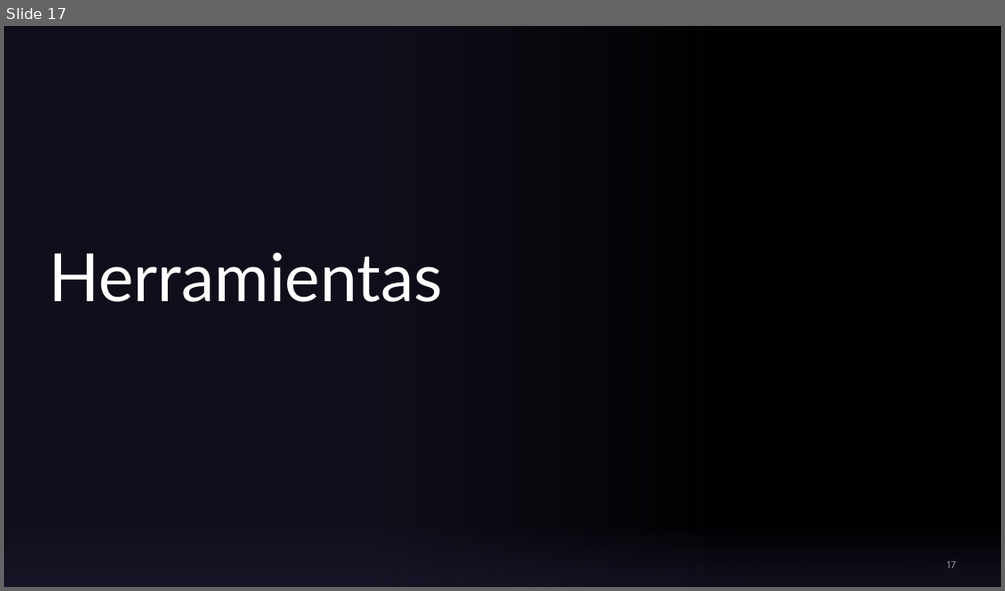
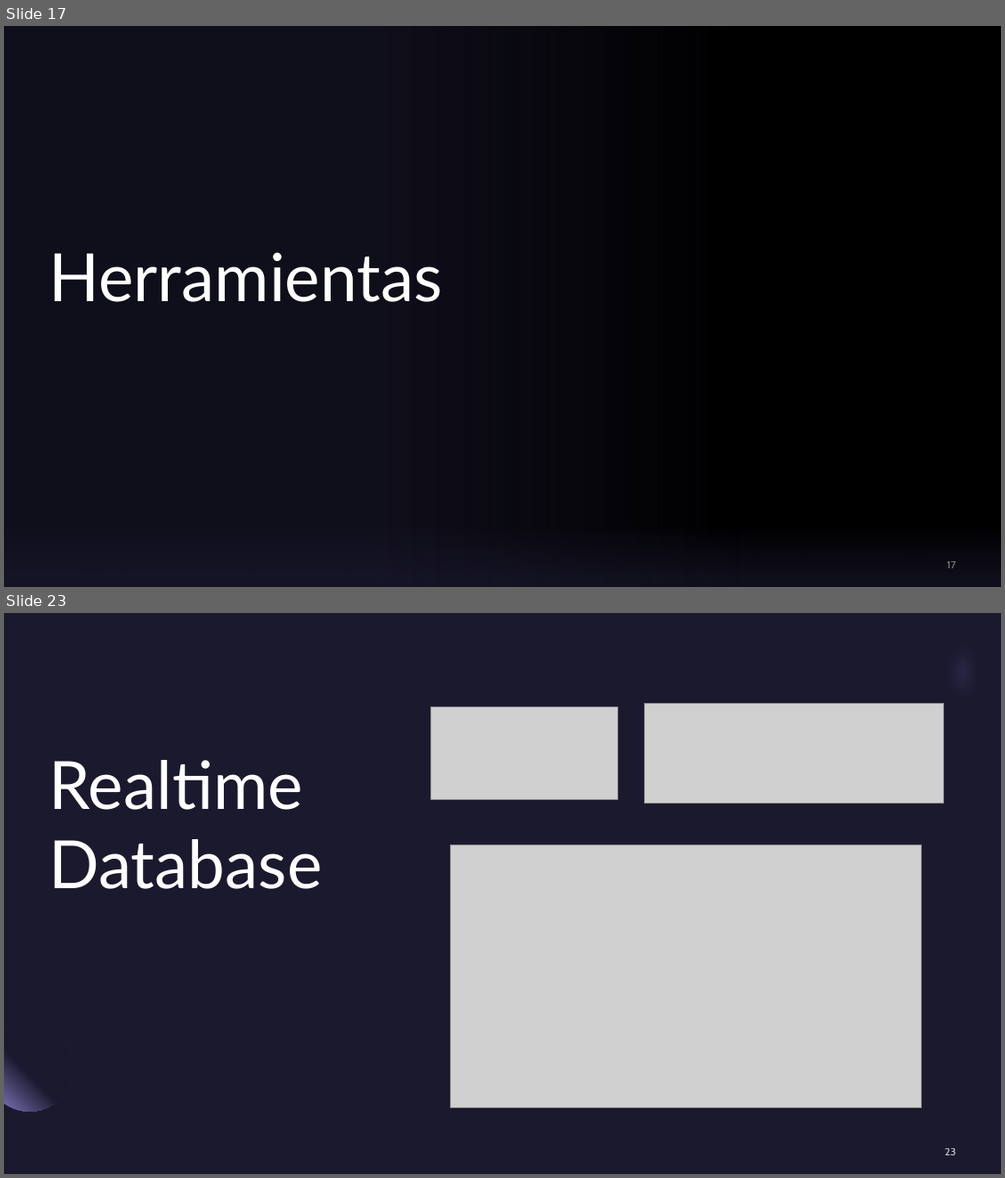
Before and after one commit to Jiaz02/MyGymBro, a slide deck: My Gym Bro def.pptx. Shown one above the other, each under a label of ours: slide 17 before the commit, slides 17 and 23 after it; the slides between them are not shown. The pictures are 1005x591 and 1005x1178 pixels, drawn with LibreOffice and Linux fonts; fonts in the diff are those of the drawing; grey boxes stand for pictures; background and template pictures are left out. Boxes give left, top, right and bottom in pixels: in the first picture for what was removed or moved away, otherwise in the second. Text is boxed around its words. In the diff, an @@ line names an element or a change of style, - is before the commit and + after.

```diff
--- a/My Gym Bro def.pptx
+++ b/My Gym Bro def.pptx
@@ slide 23 added at [4, 613, 1001, 1174], background #1B192E @@
@@ rectangle added at [4, 613, 1001, 1174], fill #1B192E @@
@@ freeform shape added at [906, 613, 1001, 727], fill #1B192E @@
@@ freeform shape added at [908, 613, 1001, 735], fill #7771B2 at 40% opacity @@
@@ picture added at [431, 706, 618, 800] @@
@@ picture added at [645, 703, 944, 803] @@
@@ ellipse added at [956, 697, 990, 730], fill #1B192E @@
@@ title added at [49, 760, 323, 889], 64 pt, text #FFFFFF @@
+Realtime Database
@@ picture added at [451, 844, 922, 1108] @@
@@ freeform shape added at [4, 1022, 74, 1111], fill gradient #1B192E to #7771B2 @@
@@ page number added at [945, 1148, 955, 1155], 10 pt, text #FFFFFF at 80% opacity @@
+23
```
Also in this commit, not shown: 9 other slides added, 6 slides removed.
